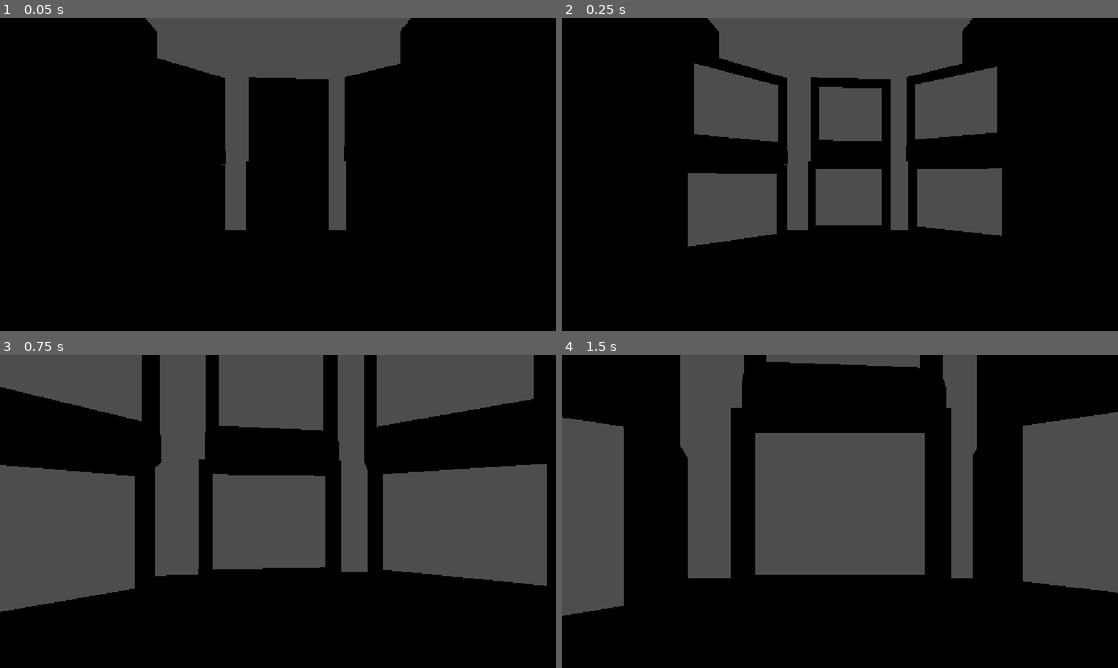
Above: before the commit, frames 1-4 (two rows, left to right).
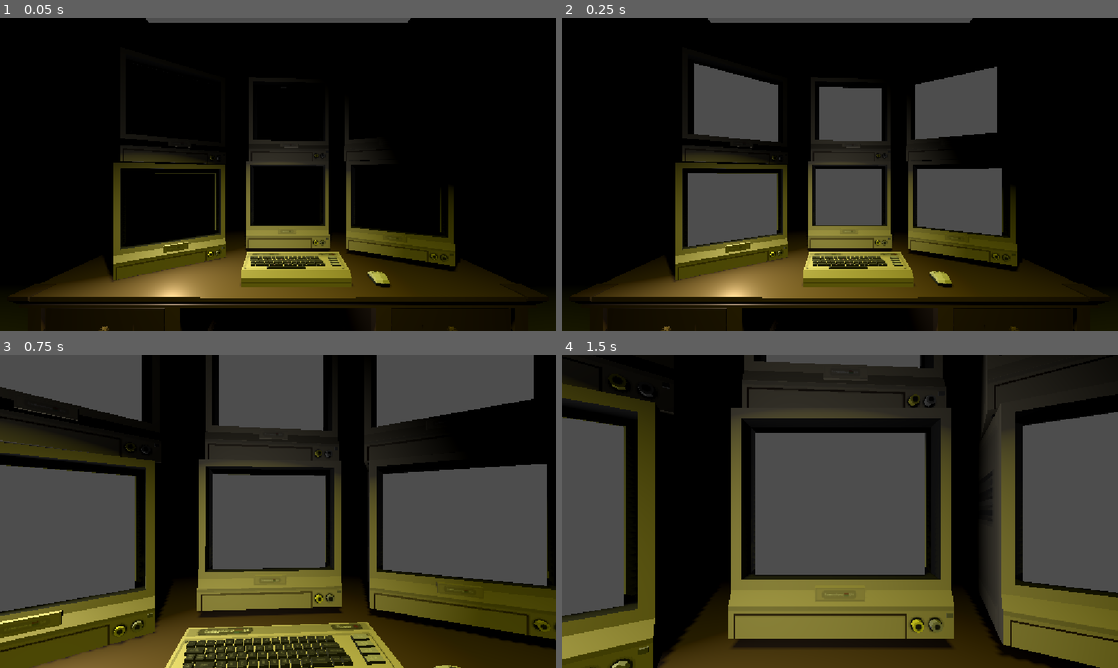
Above: after the commit, the same moments.

Repository: TheoXymore/1983
Game: Godot game, scene res://office/salle_surveillance.tscn
Same seed, same stepped clock (60 frames per second), same inputs: the game is played once before the commit and once after it. The project has no main scene, so this scene is started directly.
Inputs (mouse positions are in pixels of both pictures, inside the frame that each line leads up to):
- Up to frame 1 (0.05 s): no input
- Up to frame 2 (0.25 s): no input
- Up to frame 3 (0.75 s): tap Enter at 0.5 s; move the mouse to (305, 511) at 0.52 s; click (305, 511) at 0.6 s
- Up to frame 4 (1.5 s): tap Space at 1.25 s; move the mouse to (812, 511) at 1.27 s; click (812, 511) at 1.35 s

The runs differ from the first frame. In frame 1, 30% of the frame differs, in the area x 1-99%, y 1-100%; in frame 2, 30%; in frame 3, 41%; in frame 4, 47%, in the area x 0-100%, y 0-100%.

Commit message:
ajout assets bureau

Diff:
--- a/office/salle_surveillance.tscn
+++ b/office/salle_surveillance.tscn
@@ -5,6 +5,9 @@
 [ext_resource type="PackedScene" uid="uid://b03y66qsgtbv6" path="res://screen/screen.tscn" id="2_3hqai"]
 [ext_resource type="PackedScene" uid="uid://wq1u4e0gv8uc" path="res://street/street.tscn" id="2_5j1s6"]
 [ext_resource type="PackedScene" uid="uid://cv7weysihmh6d" path="res://office/Desk by Quaternius - V86Go2rlnq.glb" id="3_i6g08"]
+[ext_resource type="PackedScene" uid="uid://cdtjlw06suixb" path="res://office/Computer mouse by Poly by Google - 6ikB7PIRVyd.glb" id="4_tcoip"]
+[ext_resource type="PackedScene" uid="uid://cfdvbof3s3jaf" path="res://office/Keyboard by Poly by Google - 1U29qLrhNs3.glb" id="7_y31d6"]
+[ext_resource type="PackedScene" uid="uid://w0ix0gv1f7ac" path="res://office/Chair by Poly by Google - 49lEx3gLfn9.glb" id="8_vqm4e"]
 
 [sub_resource type="BoxMesh" id="BoxMesh_25aah"]
 
@@ -16,7 +19,10 @@
 rues = Array[PackedScene]([ExtResource("2_5j1s6"), ExtResource("2_5j1s6"), ExtResource("2_5j1s6"), ExtResource("2_5j1s6"), ExtResource("2_5j1s6"), ExtResource("2_5j1s6")])
 
 [node name="Lumiere_Plafond" type="SpotLight3D" parent="." unique_id=1880976669]
-transform = Transform3D(1, 0, 0, 0, -4.371139e-08, 1, 0, -1, -4.371139e-08, 0, 1, 0)
+transform = Transform3D(1, 0, 0, 0, -4.371139e-08, 1, 0, -1, -4.371139e-08, 0, 2.7739465, -0.42586845)
+light_color = Color(1, 1, 0.22745098, 1)
+light_cull_mask = 4294967293
+shadow_enabled = true
 
 [node name="Vue_Joueur" type="Camera3D" parent="." unique_id=1615467431]
 transform = Transform3D(1, 0, 0, 0, 1, 0, 0, 0, 1, 0, 1.6, -0.205)
@@ -32,6 +38,9 @@
 
 [node name="MeshInstance3D" type="MeshInstance3D" parent="Sol/StaticBody3D" unique_id=1098985281]
 mesh = SubResource("BoxMesh_25aah")
+
+[node name="Computer mouse by Poly by Google - 6ikB7PIRVyd" parent="Sol/StaticBody3D/MeshInstance3D" unique_id=641931288 instance=ExtResource("4_tcoip")]
+transform = Transform3D(-0.007978888, 0, 0.0005808134, 0, 0.1, 0, -0.0005808134, 0, -0.007978888, 0.13449813, 4.731927, -0.046572775)
 
 [node name="CollisionShape3D" type="CollisionShape3D" parent="Sol/StaticBody3D" unique_id=136585625]
 shape = SubResource("BoxShape3D_3b1fi")
@@ -60,8 +69,40 @@
 [node name="CollisionShape3D" type="CollisionShape3D" parent="Mur_Droit/StaticBody3D" unique_id=362606474]
 shape = SubResource("BoxShape3D_3b1fi")
 
+[node name="Mur_Devant" type="Node3D" parent="." unique_id=255280471]
+transform = Transform3D(6.6873997e-15, 1.0184753e-08, 3.4999998, 3.5000002, -1.0184753e-08, 0, 1.5298987e-07, 0.23299998, -1.5298986e-07, 0.010403395, 1.6431533, -2.7147913)
+
+[node name="StaticBody3D" type="StaticBody3D" parent="Mur_Devant" unique_id=410850582]
+
+[node name="MeshInstance3D" type="MeshInstance3D" parent="Mur_Devant/StaticBody3D" unique_id=887077857]
+transform = Transform3D(1.0000001, -2.220446e-16, 0, -5.684342e-14, 1, 0, 0, 0, 1.0000001, -0.003134042, 0, 0)
+mesh = SubResource("BoxMesh_25aah")
+
+[node name="CollisionShape3D" type="CollisionShape3D" parent="Mur_Devant/StaticBody3D" unique_id=1957425995]
+shape = SubResource("BoxShape3D_3b1fi")
+
+[node name="Mur_Derriere" type="Node3D" parent="." unique_id=370166768]
+transform = Transform3D(6.6873997e-15, 1.0184753e-08, 3.4999998, 3.5000002, -1.0184753e-08, 0, 1.5298987e-07, 0.23299998, -1.5298986e-07, 0.010403395, 1.6431533, 0.6504009)
+
+[node name="StaticBody3D" type="StaticBody3D" parent="Mur_Derriere" unique_id=1117522396]
+
+[node name="MeshInstance3D" type="MeshInstance3D" parent="Mur_Derriere/StaticBody3D" unique_id=531222276]
+transform = Transform3D(1.0000001, -2.220446e-16, 0, -5.684342e-14, 1, 0, 0, 0, 1.0000001, -0.003134042, 0, 0)
+mesh = SubResource("BoxMesh_25aah")
+
+[node name="CollisionShape3D" type="CollisionShape3D" parent="Mur_Derriere/StaticBody3D" unique_id=504705261]
+shape = SubResource("BoxShape3D_3b1fi")
+
 [node name="Screen1" parent="." unique_id=697487490 instance=ExtResource("2_3hqai")]
 transform = Transform3D(0.21498255, 0, 0.12760296, 0, 0.25, 0, -0.12760296, 0, 0.21498255, -0.6813643, 1.4063588, -1.520599)
+collision_mask = 2
+
+[node name="LightScreen1" type="SpotLight3D" parent="." unique_id=2039354298]
+transform = Transform3D(-0.85628, 0.047486342, -0.5143243, 0.04070753, 0.99887186, 0.024450965, 0.5149052, 0, -0.8572471, -0.5725615, 1.3836224, -1.2747681)
+layers = 2
+light_energy = 0.525
+spot_range = 1.339
+spot_angle = 102.03
 
 [node name="Screen2" parent="." unique_id=524203711 instance=ExtResource("2_3hqai")]
 transform = Transform3D(0.1999198, 0, 0.15010689, 0, 0.25, 0, -0.15010689, 0, 0.1999198, -0.7079749, 1.9657613, -1.5534664)
@@ -80,3 +121,9 @@
 
 [node name="Desk" parent="." unique_id=2084638257 instance=ExtResource("3_i6g08")]
 transform = Transform3D(1.2, 0, 0, 0, 1.2, 0, 0, 0, 1.2, 0, 0, -1.5)
+
+[node name="Keyboard" parent="." unique_id=1977884095 instance=ExtResource("7_y31d6")]
+transform = Transform3D(0.002, 0, 0, 0, 0.002, 0, 0, 0, 0.002, 0.08614442, 1.3211389, -1.1757762)
+
+[node name="Chair" parent="." unique_id=1579308504 instance=ExtResource("8_vqm4e")]
+transform = Transform3D(-6.5567085e-09, 0, 0.15, 0, 0.15, 0, -0.15, 0, -6.5567085e-09, 0.013176858, 0.1227541, -0.16170573)
Binary file added: office/Chair by Poly by Google - 49lEx3gLfn9.glb
Not shown, added: office/Chair by Poly by Google - 49lEx3gLfn9.glb.import
Binary file added: office/Computer mouse by Poly by Google - 6ikB7PIRVyd.glb
Not shown, added: office/Computer mouse by Poly by Google - 6ikB7PIRVyd.glb.import
Binary file added: office/Computer mouse by Poly by Google - 6ikB7PIRVyd_ComputerMouse_BaseColor.png
Not shown, added: office/Computer mouse by Poly by Google - 6ikB7PIRVyd_ComputerMouse_BaseColor.png.import
Binary file added: office/Keyboard by Poly by Google - 1U29qLrhNs3.glb
Not shown, added: office/Keyboard by Poly by Google - 1U29qLrhNs3.glb.import
Binary file added: office/Keyboard by Poly by Google - 1U29qLrhNs3_Commodore 64 Texture.png
Not shown, added: office/Keyboard by Poly by Google - 1U29qLrhNs3_Commodore 64 Texture.png.import
